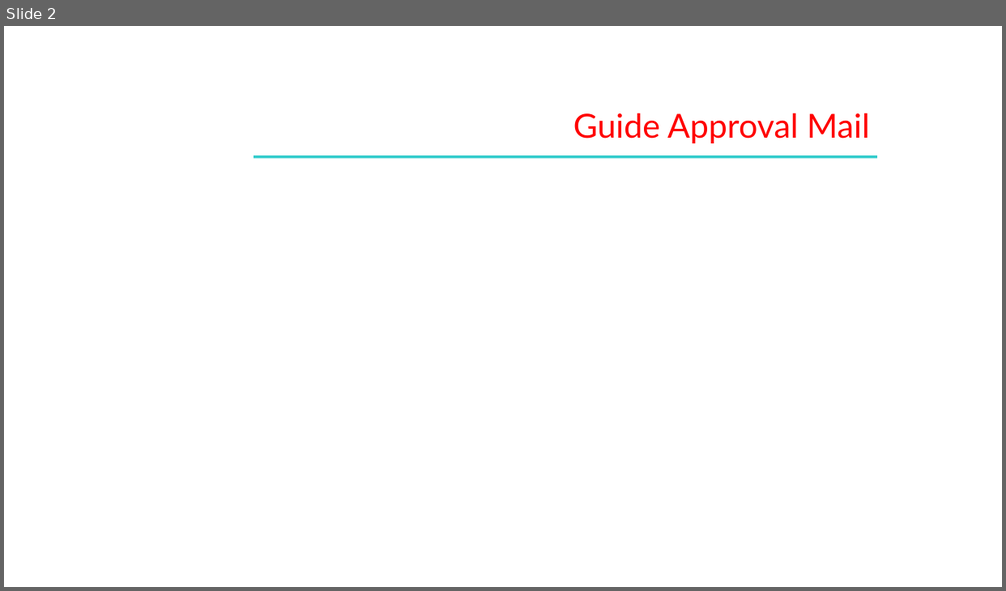
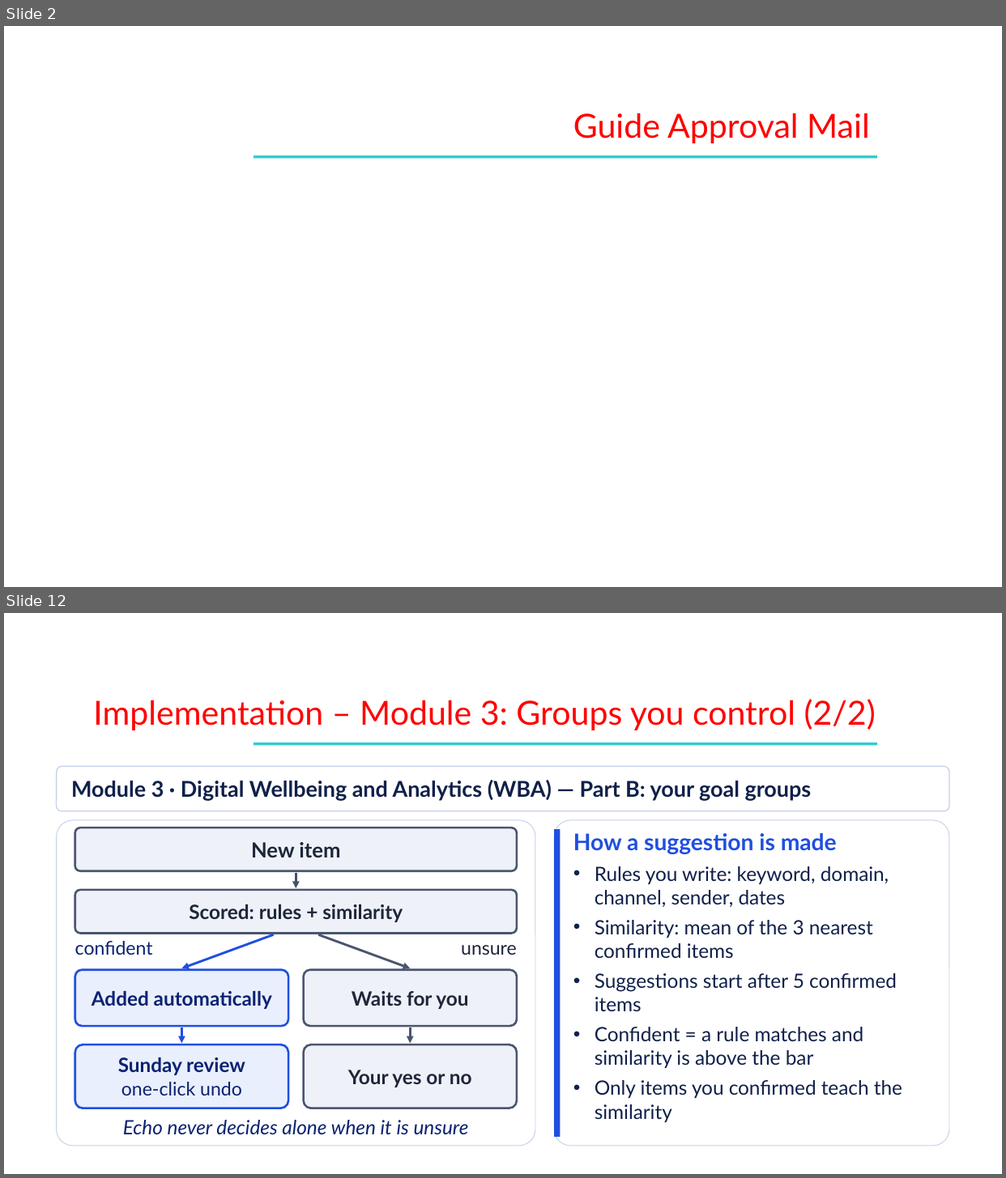
Before and after one commit to Shehzaad-khan/Efficient-Contextualized-History-Orchestrator-E.C.H.O, a slide deck: docs/Phase III/ECHO_Phase3_Review3.pptx. Shown one above the other, each under a label of ours: slide 2 before the commit, slides 2 and 12 after it; the slides between them are not shown. The pictures are 1006x591 and 1006x1178 pixels, drawn with LibreOffice and Linux fonts; fonts in the diff are those of the drawing; background and template pictures are left out. Boxes give left, top, right and bottom in pixels: in the first picture for what was removed or moved away, otherwise in the second. Text is boxed around its words. In the diff, an @@ line names an element or a change of style, - is before the commit and + after.

Commit message:
feat(enp,ste): wire shared FAISS manager, add centroid recomputation, and update Phase III review deck

```diff
--- a/docs/Phase III/ECHO_Phase3_Review3.pptx
+++ b/docs/Phase III/ECHO_Phase3_Review3.pptx
@@ slide 12 added at box(4, 613, 1002, 1174), background picture (left out) @@
@@ text added at box(93, 699, 876, 730), 32 pt, text #FF0000 @@
+Implementation – Module 3: Groups you control (2/2)
@@ rectangle added at box(253, 743, 877, 746), fill #33CCCC @@
@@ rounded rectangle added at box(57, 766, 949, 811), fill #FFFFFF, outline #C5D0EA 1 pt, 21 pt, text #10204A, bold @@
+Module 3 · Digital Wellbeing and Analytics (WBA) — Part B: your goal groups
@@ rounded rectangle added at box(57, 820, 535, 1146), fill #FFFFFF at 97% opacity, outline #C5D0EA 0.75 pt @@
@@ rounded rectangle added at box(75, 828, 517, 871), fill #EEF1F7, outline #4A556E 2 pt, 20 pt, text #1E263A, bold @@
+New item
@@ rounded rectangle added at box(554, 820, 949, 1146), fill #FFFFFF at 97% opacity, outline #C5D0EA 0.75 pt @@
@@ rectangle added at box(554, 829, 560, 1137), fill #1F4FE0 @@
@@ text added at box(573, 833, 902, 1123), 19 pt, text #10204A @@
+How a suggestion is made
+• Rules you write: keyword, domain, channel, sender, dates
+• Similarity: mean of the 3 nearest confirmed items
+• Suggestions start after 5 confirmed items
+• Confident = a rule matches and similarity is above the bar
+• Only items you confirmed teach the similarity
@@ arrow added from (296, 873) to (296, 888), #455068 2.25 pt @@
@@ rounded rectangle added at box(75, 890, 517, 934), fill #EEF1F7, outline #4A556E 2 pt, 19 pt, text #1E263A, bold @@
+Scored: rules + similarity
@@ text added at box(75, 941, 153, 955), 18 pt, text #0B2272 @@
+confident
@@ arrow added from (274, 935) to (182, 969), #1F4FE0 2.25 pt @@
@@ arrow added from (318, 935) to (410, 969), #4A556E 2.25 pt @@
@@ text added at box(461, 945, 517, 955), 18 pt, text #1E263A @@
+unsure
@@ rounded rectangle added at box(75, 970, 288, 1026), fill #E9EFFD, outline #1F4FE0 2 pt, 19 pt, text #0B2272, bold @@
+Added automatically
@@ rounded rectangle added at box(304, 970, 517, 1026), fill #EEF1F7, outline #4A556E 2 pt, 19 pt, text #1E263A, bold @@
+Waits for you
@@ rounded rectangle added at box(75, 1045, 288, 1109), fill #E9EFFD, outline #1F4FE0 2 pt, 18 pt, text #0B2272 @@
+Sunday review
+one-click undo
@@ arrow added from (182, 1028) to (182, 1043), #1F4FE0 2.25 pt @@
@@ rounded rectangle added at box(304, 1045, 517, 1109), fill #EEF1F7, outline #4A556E 2 pt, 19 pt, text #1E263A, bold @@
+Your yes or no
@@ arrow added from (410, 1028) to (410, 1043), #4A556E 2.25 pt @@
@@ text added at box(123, 1120, 469, 1135), 19 pt, text #0B2272, italic @@
+Echo never decides alone when it is unsure
```
Also in this commit, not shown: 13 slides changed, 4 other slides added, 5 slides removed, 22 other files.
